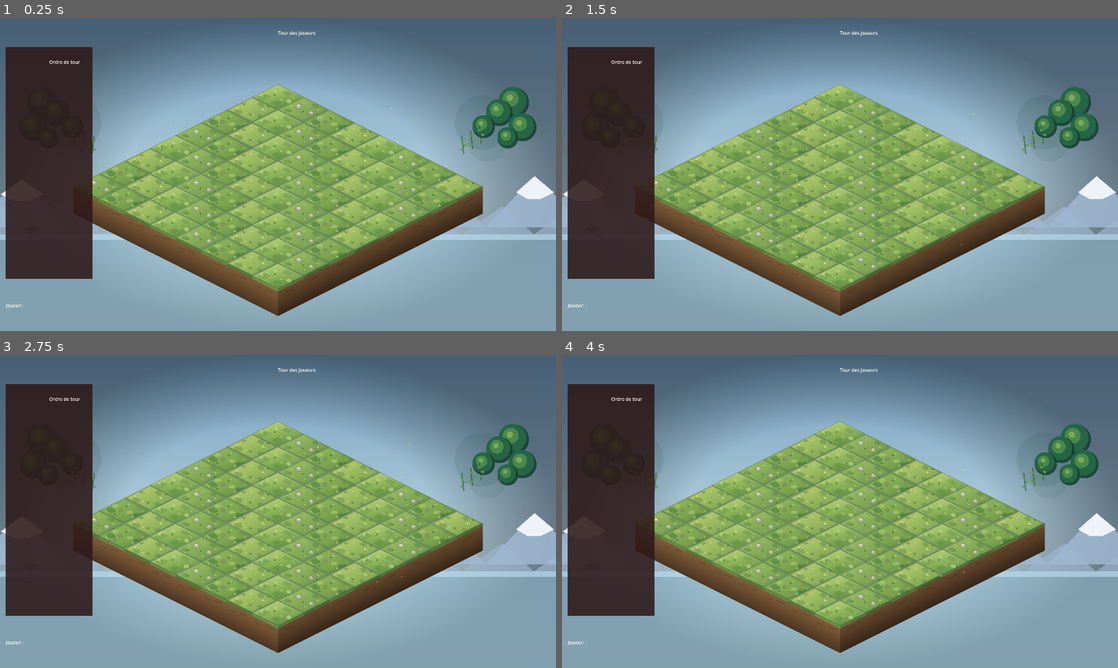
Above: before the commit, frames 1-4 (two rows, left to right).
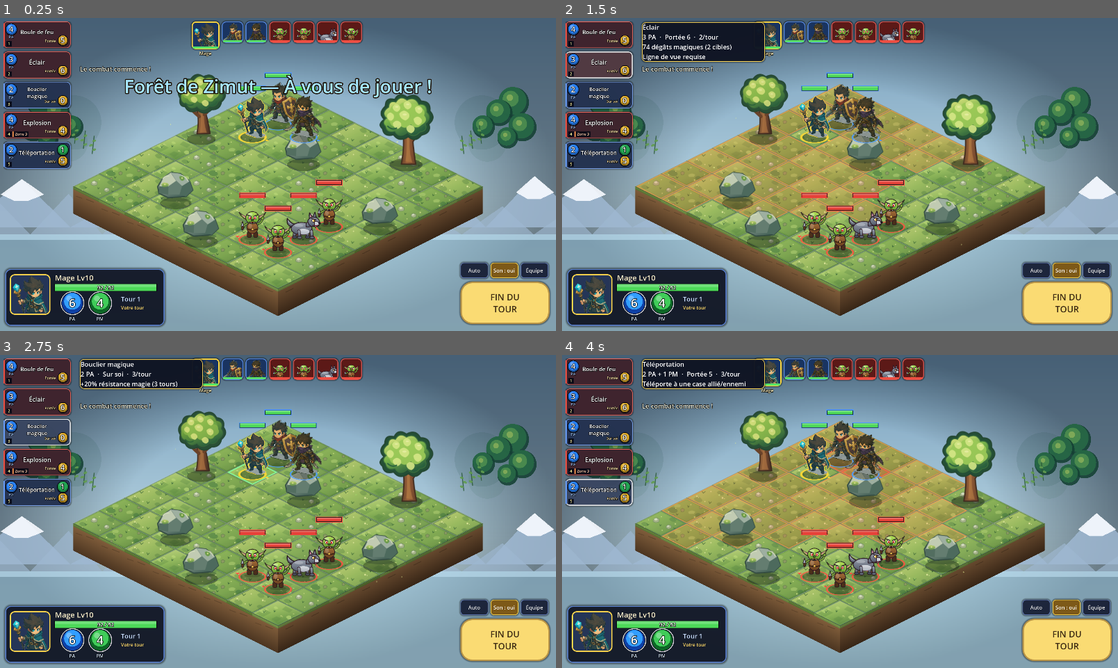
Above: after the commit, the same moments.

Repository: CharlieG42/Zimut
Game: Godot game, scene res://scenes/Main.tscn
Same seed, same stepped clock (60 frames per second), same inputs: the game is played once before the commit and once after it. This scene is started directly instead of the project's main scene.
Inputs (mouse positions are in pixels of both pictures, inside the frame that each line leads up to):
- Up to frame 1 (0.25 s): no input
- Up to frame 2 (1.5 s): click (600, 33) at 0.5 s, where only the run after the commit has a clickable "Boule de feu"; click (600, 64) at 1.25 s, where only the run after the commit has a clickable "Éclair"
- Up to frame 3 (2.75 s): click (38, 433) at 2 s, where only the run after the commit has a clickable "Bouclier magique"
- Up to frame 4 (4 s): click (600, 461) at 2.75 s, where only the run after the commit has a clickable "Explosion"; click (600, 492) at 3.5 s, where only the run after the commit has a clickable "Téléportation"

The runs differ from the first frame. In frame 1, 32% of the frame differs, in the area x 0-100%, y 0-99%; in frame 2, 41%; in frame 3, 33%; in frame 4, 40%.
Error before the commit: Parse Error: Value of type "HBoxContainer" cannot be assigned to a variable of type "VBoxContainer". (res://scripts/UIManager.gd:359)

Commit message:
Restore forest branch HUD file before separate UI redesign

Diff:
--- a/prototype/zimut/scripts/UIManager.gd
+++ b/prototype/zimut/scripts/UIManager.gd
@@ -91,18 +91,21 @@
 		# Liseré gauche de la couleur du type (rouge attaque / bleu buff / vert soin / jaune debuff)
 		draw_rect(Rect2(0, 6, 5, size.y - 12), base_col if usable else base_col.darkened(0.4))
 		var p: Dictionary = Combat.parse(spell)
-		# Pastilles PA / PO dans la rangée supérieure, PM en bas à droite si nécessaire.
-		_orb(Vector2(25, 25), 17.0, str(int(spell.get("cost_pa", 0))), Color(0.16, 0.50, 0.95))
-		_caption(Vector2(7, 51), 36.0, "PA", Color(0.16, 0.50, 0.95))
+		# PA en haut à gauche
+		_orb(Vector2(27, 27), 19.0, str(int(spell.get("cost_pa", 0))), Color(0.16, 0.50, 0.95))
+		_caption(Vector2(8, 58), 38.0, "PA", Color(0.16, 0.50, 0.95))
+		# PM en haut à droite (seulement si le sort en coûte)
+		if int(spell.get("cost_pm", 0)) > 0:
+			_orb(Vector2(size.x - 27, 27), 19.0, str(int(spell["cost_pm"])), Color(0.14, 0.64, 0.32))
+			_caption(Vector2(size.x - 46, 58), 38.0, "PM", Color(0.14, 0.64, 0.32))
+		# Portée en bas à droite
 		var rng: int = int(spell.get("range", 1))
 		var rtxt: String = str(rng) if rng < 99 else "∞"
 		if String(p["target"]) == "self":
 			rtxt = "0"
-		_orb(Vector2(size.x - 25, 25), 17.0, rtxt, Color(0.86, 0.66, 0.16))
-		_caption(Vector2(size.x - 43, 51), 36.0, "PO", Color(0.86, 0.66, 0.16))
-		if int(spell.get("cost_pm", 0)) > 0:
-			_orb(Vector2(size.x - 25, size.y - 25), 16.0, str(int(spell["cost_pm"])), Color(0.14, 0.64, 0.32))
-			_caption(Vector2(size.x - 43, size.y - 3), 36.0, "PM", Color(0.14, 0.64, 0.32))
+		_orb(Vector2(size.x - 27, size.y - 27), 17.0, rtxt, Color(0.86, 0.66, 0.16))
+		_caption(Vector2(size.x - 108, size.y - 20), 58.0, "Portée" if String(p["target"]) != "self" else "Sur soi",
+			Color(0.86, 0.66, 0.16), HORIZONTAL_ALIGNMENT_RIGHT)
 		# Rangée du bas : touche, niveau de sort, zone, lancers restants
 		var x: float = 10.0
 		if hotkey > 0:
@@ -235,9 +238,8 @@
 		draw_circle(c, r, dark)
 		draw_circle(c + Vector2(0, -r * 0.18), r * 0.8, light)
 		draw_circle(c + Vector2(-r * 0.3, -r * 0.45), r * 0.28, Color(1, 1, 1, 0.3))
-		var value_size: int = 40 if r >= 30.0 else 25
-		draw_string_outline(font, c + Vector2(-r, 9.0 if r < 30.0 else 14.0), text, HORIZONTAL_ALIGNMENT_CENTER, r * 2.0, value_size, 5, Color(0, 0, 0, 0.8))
-		draw_string(font, c + Vector2(-r, 9.0 if r < 30.0 else 14.0), text, HORIZONTAL_ALIGNMENT_CENTER, r * 2.0, value_size, Color.WHITE)
+		draw_string_outline(font, c + Vector2(-r, 14.0), text, HORIZONTAL_ALIGNMENT_CENTER, r * 2.0, 40, 8, Color(0, 0, 0, 0.8))
+		draw_string(font, c + Vector2(-r, 14.0), text, HORIZONTAL_ALIGNMENT_CENTER, r * 2.0, 40, Color.WHITE)
 		draw_string_outline(font, c + Vector2(-r, r + 24.0), label, HORIZONTAL_ALIGNMENT_CENTER, r * 2.0, 16, 5, Color(0, 0, 0, 0.9))
 		draw_string(font, c + Vector2(-r, r + 24.0), label, HORIZONTAL_ALIGNMENT_CENTER, r * 2.0, 16, Color(0.85, 0.92, 1.0))
 
@@ -255,32 +257,31 @@
 		bg.shadow_color = Color(0, 0, 0, 0.5)
 		bg.shadow_size = 8
 		draw_style_box(bg, Rect2(Vector2.ZERO, size))
-		# Carte compacte : portrait, identité et PV sur une ligne, PA/PM en pastilles.
-		var pr := Rect2(12, 12, 94, 104)
+		var pr := Rect2(16, 18, 140, 140)
 		var pbg := StyleBoxFlat.new()
 		pbg.bg_color = team_col.darkened(0.6)
 		pbg.border_color = Color(1, 0.85, 0.3)
-		pbg.set_border_width_all(3)
-		pbg.set_corner_radius_all(14)
+		pbg.set_border_width_all(4)
+		pbg.set_corner_radius_all(16)
 		draw_style_box(pbg, pr)
 		var tex: Texture2D = Portraits.get_texture(e)
 		if tex != null:
-			draw_texture_rect_region(tex, pr.grow(-5.0), Portraits.head_region(tex))
+			draw_texture_rect_region(tex, pr.grow(-6.0), Portraits.head_region(tex))
 		else:
-			draw_circle(pr.get_center(), 32.0, e.get("color", Color(0.6, 0.6, 0.6)))
-		draw_string(font, Vector2(120, 34), String(e["name"]), HORIZONTAL_ALIGNMENT_LEFT, 245, 22, Color(1, 0.95, 0.8))
-		draw_string(font, Vector2(120, 55), "Niveau %d  ·  Tour %d" % [int(e.get("level", 1)), int(gm.turn_count)], HORIZONTAL_ALIGNMENT_LEFT, 245, 14, Color(0.75, 0.83, 0.95))
-		var hb := Rect2(120, 66, 244, 19)
+			draw_circle(pr.get_center(), 46.0, e.get("color", Color(0.6, 0.6, 0.6)))
+		draw_string(font, Vector2(172, 40), String(e["name"]), HORIZONTAL_ALIGNMENT_LEFT, 360, 26, Color(1, 0.95, 0.8))
+		var hb := Rect2(172, 52, 350, 24)
 		draw_rect(hb.grow(2.0), Color(0, 0, 0, 0.85))
 		var ratio: float = clampf(float(e["current_pv"]) / maxf(1.0, float(e["max_pv"])), 0.0, 1.0)
 		draw_rect(Rect2(hb.position, Vector2(hb.size.x * ratio, hb.size.y)), Color(0.3, 0.85, 0.35) if e["team"] == "player" else Color(0.9, 0.28, 0.25))
 		draw_rect(Rect2(hb.position, Vector2(hb.size.x * ratio, hb.size.y * 0.4)), Color(1, 1, 1, 0.2))
-		draw_string_outline(font, hb.position + Vector2(0, 15), "%d / %d PV" % [int(e["current_pv"]), int(e["max_pv"])], HORIZONTAL_ALIGNMENT_CENTER, hb.size.x, 14, 4, Color(0, 0, 0, 0.9))
-		draw_string(font, hb.position + Vector2(0, 15), "%d / %d PV" % [int(e["current_pv"]), int(e["max_pv"])], HORIZONTAL_ALIGNMENT_CENTER, hb.size.x, 14, Color.WHITE)
-		_orb(Vector2(164, 88), 22.0, Color(0.05, 0.25, 0.65), Color(0.2, 0.62, 1.0), "%d" % int(e["current_pa"]), "PA")
-		_orb(Vector2(230, 88), 22.0, Color(0.05, 0.4, 0.15), Color(0.25, 0.8, 0.35), "%d" % int(e["current_pm"]), "PM")
-		var rest: String = "À vous" if gm.current_turn == 0 else ("Auto…" if gm.auto_mode else "Adverse")
-		draw_string(font, Vector2(270, 94), rest, HORIZONTAL_ALIGNMENT_LEFT, 105, 16, Color(1, 0.85, 0.4) if gm.current_turn == 0 else Color(1, 0.55, 0.5))
+		draw_string_outline(font, hb.position + Vector2(0, 19), "%d / %d" % [int(e["current_pv"]), int(e["max_pv"])], HORIZONTAL_ALIGNMENT_CENTER, hb.size.x, 18, 5, Color(0, 0, 0, 0.9))
+		draw_string(font, hb.position + Vector2(0, 19), "%d / %d" % [int(e["current_pv"]), int(e["max_pv"])], HORIZONTAL_ALIGNMENT_CENTER, hb.size.x, 18, Color.WHITE)
+		_orb(Vector2(232, 118), 36.0, Color(0.05, 0.25, 0.65), Color(0.2, 0.62, 1.0), "%d" % int(e["current_pa"]), "PA")
+		_orb(Vector2(328, 118), 36.0, Color(0.05, 0.4, 0.15), Color(0.25, 0.8, 0.35), "%d" % int(e["current_pm"]), "PM")
+		draw_string(font, Vector2(400, 112), "Tour %d" % int(gm.turn_count), HORIZONTAL_ALIGNMENT_LEFT, 130, 22, Color(0.8, 0.88, 1.0))
+		var rest: String = "Votre tour" if gm.current_turn == 0 else ("Auto…" if gm.auto_mode else "Tour adverse")
+		draw_string(font, Vector2(400, 140), rest, HORIZONTAL_ALIGNMENT_LEFT, 130, 16, Color(1, 0.85, 0.4) if gm.current_turn == 0 else Color(1, 0.55, 0.5))
 
 
 # ═══════════════════════════════════════════════════════════════════════════
@@ -336,28 +337,27 @@
 	st.anchor_top = 1.0
 	st.anchor_bottom = 1.0
 	st.offset_left = 18.0
-	st.offset_right = 400.0
-	st.offset_top = -158.0
+	st.offset_right = 568.0
+	st.offset_top = -214.0
 	st.offset_bottom = -18.0
 	_root.add_child(st)
 	_stats = st
 
 	# Barre de sorts
 	_spell_scroll = ScrollContainer.new()
-	_spell_scroll.horizontal_scroll_mode = ScrollContainer.SCROLL_MODE_AUTO
-	_spell_scroll.vertical_scroll_mode = ScrollContainer.SCROLL_MODE_DISABLED
-	_spell_scroll.anchor_left = 0.5
-	_spell_scroll.anchor_right = 0.5
-	_spell_scroll.anchor_top = 1.0
+	_spell_scroll.horizontal_scroll_mode = ScrollContainer.SCROLL_MODE_DISABLED
+	_spell_scroll.vertical_scroll_mode = ScrollContainer.SCROLL_MODE_AUTO
+	_spell_scroll.anchor_left = 0.0
+	_spell_scroll.anchor_right = 0.0
+	_spell_scroll.anchor_top = 0.0
 	_spell_scroll.anchor_bottom = 1.0
-	_spell_scroll.offset_left = -560.0
-	_spell_scroll.offset_right = 400.0
-	_spell_scroll.offset_top = -158.0
+	_spell_scroll.offset_left = 12.0
+	_spell_scroll.offset_right = 256.0
+	_spell_scroll.offset_top = 12.0
 	_spell_scroll.offset_bottom = -12.0
-	_spell_scroll.mouse_filter = Control.MOUSE_FILTER_STOP
 	_root.add_child(_spell_scroll)
-	_spell_box = HBoxContainer.new()
-	_spell_box.add_theme_constant_override("separation", 10)
+	_spell_box = VBoxContainer.new()
+	_spell_box.add_theme_constant_override("separation", 12)
 	_spell_scroll.add_child(_spell_box)
 
 	# Infobulle de sort
@@ -367,10 +367,10 @@
 	_tip_panel.anchor_right = 0.0
 	_tip_panel.anchor_top = 0.0
 	_tip_panel.anchor_bottom = 0.0
-	_tip_panel.offset_left = 270.0
-	_tip_panel.offset_right = 690.0
-	_tip_panel.offset_top = 148.0
-	_tip_panel.offset_bottom = 284.0
+	_tip_panel.offset_left = 276.0
+	_tip_panel.offset_right = 696.0
+	_tip_panel.offset_top = 14.0
+	_tip_panel.offset_bottom = 150.0
 	_tip_panel.mouse_filter = Control.MOUSE_FILTER_IGNORE
 	_tip_panel.visible = false
 	_tip_label = Label.new()
@@ -394,10 +394,10 @@
 	_end_btn.anchor_right = 1.0
 	_end_btn.anchor_top = 1.0
 	_end_btn.anchor_bottom = 1.0
-	_end_btn.offset_left = -212.0
+	_end_btn.offset_left = -330.0
 	_end_btn.offset_right = -22.0
-	_end_btn.offset_top = -132.0
-	_end_btn.offset_bottom = -18.0
+	_end_btn.offset_top = -170.0
+	_end_btn.offset_bottom = -24.0
 	_end_btn.pressed.connect(func() -> void:
 		Sfx.play("click")
 		end_turn_requested.emit())
@@ -410,10 +410,10 @@
 	row.anchor_right = 1.0
 	row.anchor_top = 1.0
 	row.anchor_bottom = 1.0
-	row.offset_left = -316.0
+	row.offset_left = -330.0
 	row.offset_right = -22.0
-	row.offset_top = -190.0
-	row.offset_bottom = -140.0
+	row.offset_top = -236.0
+	row.offset_bottom = -182.0
 	_root.add_child(row)
 	_auto_btn = _small_button("Auto", true)
 	_auto_btn.toggled.connect(func(on: bool) -> void:
@@ -584,7 +584,7 @@
 		card.gm = game_manager
 		card.hotkey = idx if idx <= 10 else 0
 		card.base_col = _kind_color(spell)
-		card.custom_minimum_size = Vector2(154, 126)
+		card.custom_minimum_size = Vector2(232, 92)
 		card.text = String(spell["name"])
 		var nlen: int = String(spell["name"]).length()
 		card.add_theme_font_size_override("font_size", 21 if nlen <= 10 else (19 if nlen <= 15 else 17))
@@ -618,11 +618,11 @@
 
 ## Fond de carte : marges internes pour que le nom reste entre les pastilles.
 func _card_box(bg: Color, border: Color, bw: int) -> StyleBoxFlat:
-	var sb: StyleBoxFlat = _flat(bg, border, 22, bw)
-	sb.content_margin_left = 34.0
-	sb.content_margin_right = 34.0
-	sb.content_margin_top = 42.0
-	sb.content_margin_bottom = 30.0
+	var sb: StyleBoxFlat = _flat(bg, border, 14, bw)
+	sb.content_margin_left = 50.0
+	sb.content_margin_right = 50.0
+	sb.content_margin_top = 8.0
+	sb.content_margin_bottom = 26.0
 	return sb
 
 
